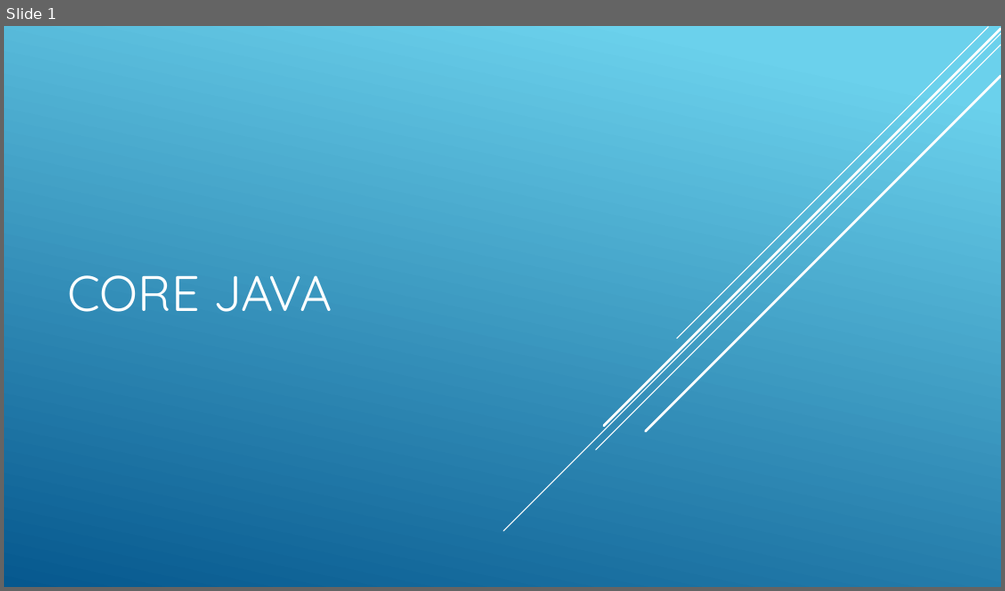
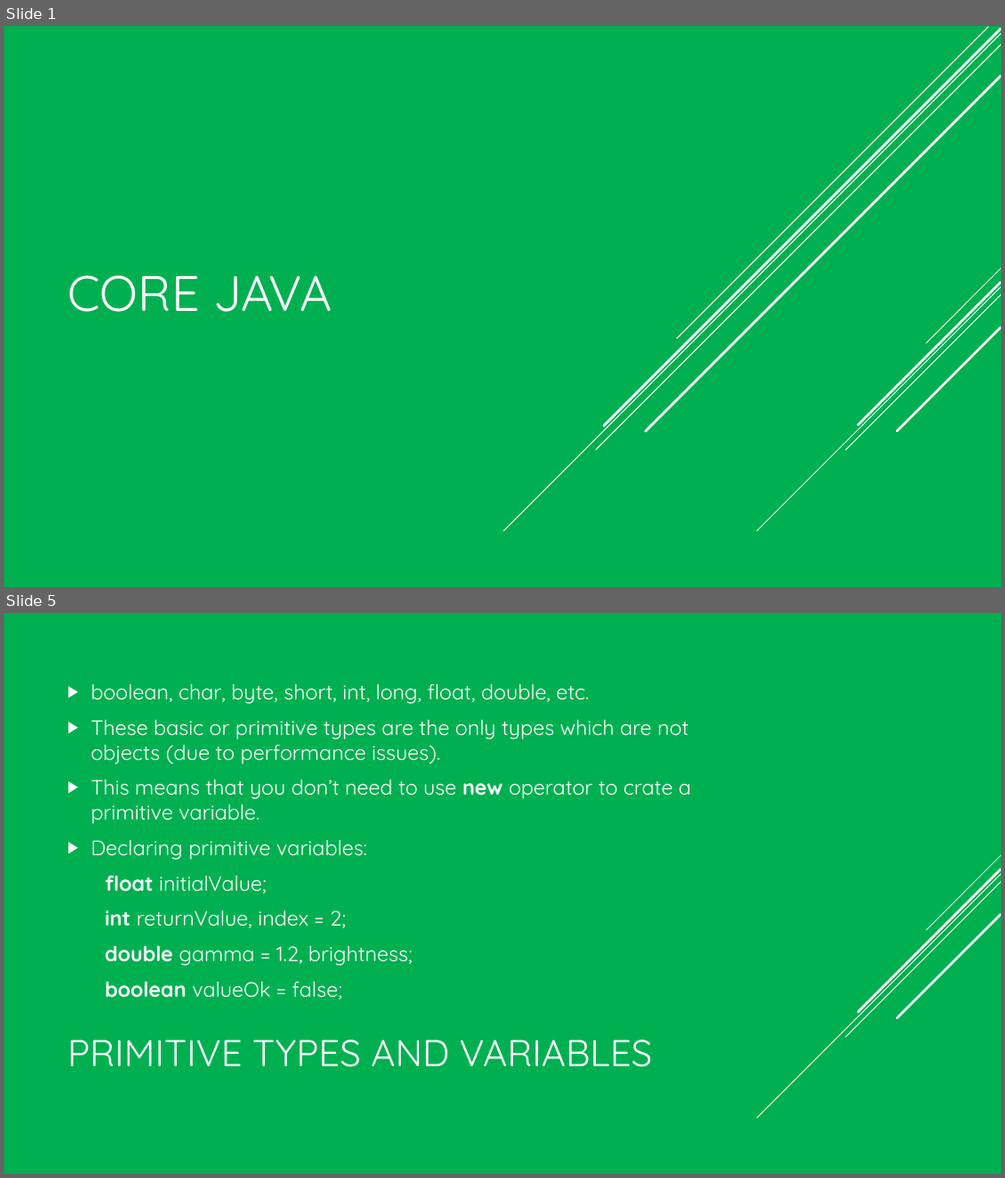
Before and after one commit to VeerababuK/Core-Java, a slide deck: Core java.pptx. Shown one above the other, each under a label of ours: slide 1 before the commit, slides 1 and 5 after it; the slides between them are not shown. The pictures are 1005x591 and 1005x1178 pixels, drawn with LibreOffice and Linux fonts; fonts in the diff are those of the drawing. Boxes give left, top, right and bottom in pixels: in the first picture for what was removed or moved away, otherwise in the second. Text is boxed around its words. In the diff, an @@ line names an element or a change of style, - is before the commit and + after.

Commit message:
Basic presentation

```diff
--- a/Core java.pptx
+++ b/Core java.pptx
@@ slide 5 added at bbox=[4, 613, 1001, 1174], background #00B050; not listed: 5 template elements that a slide beside it also shows @@
@@ text added at bbox=[91, 683, 691, 999], 20 pt, text #FFFFFF @@
+▶ boolean, char, byte, short, int, long, float, double, etc.
+▶ These basic or primitive types are the only types which are not objects (due to performance issues).
+▶ This means that you don’t need to use new operator to crate a primitive variable.
+▶ Declaring primitive variables:
+float initialValue;
+int returnValue, index = 2;
+double gamma = 1.2, brightness;
+boolean valueOk = false;
@@ title added at bbox=[67, 1039, 653, 1067], 36 pt, text #FFFFFF @@
+PRIMITIVE TYPES AND VARIABLES
@@ slide 1 changed as well @@
@@ background gradient #6ED2EB to #06588E to #00B050 @@
@@ group added at bbox=[757, 268, 1001, 531]: 5 lines @@
```
Also in this commit, not shown: 32 other slides changed, 26 other slides added.
